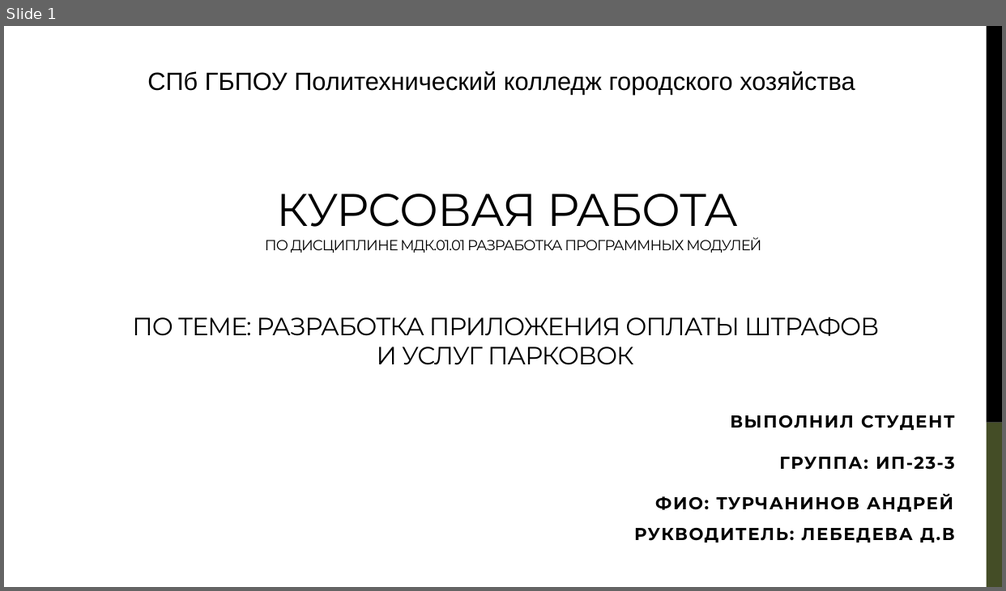
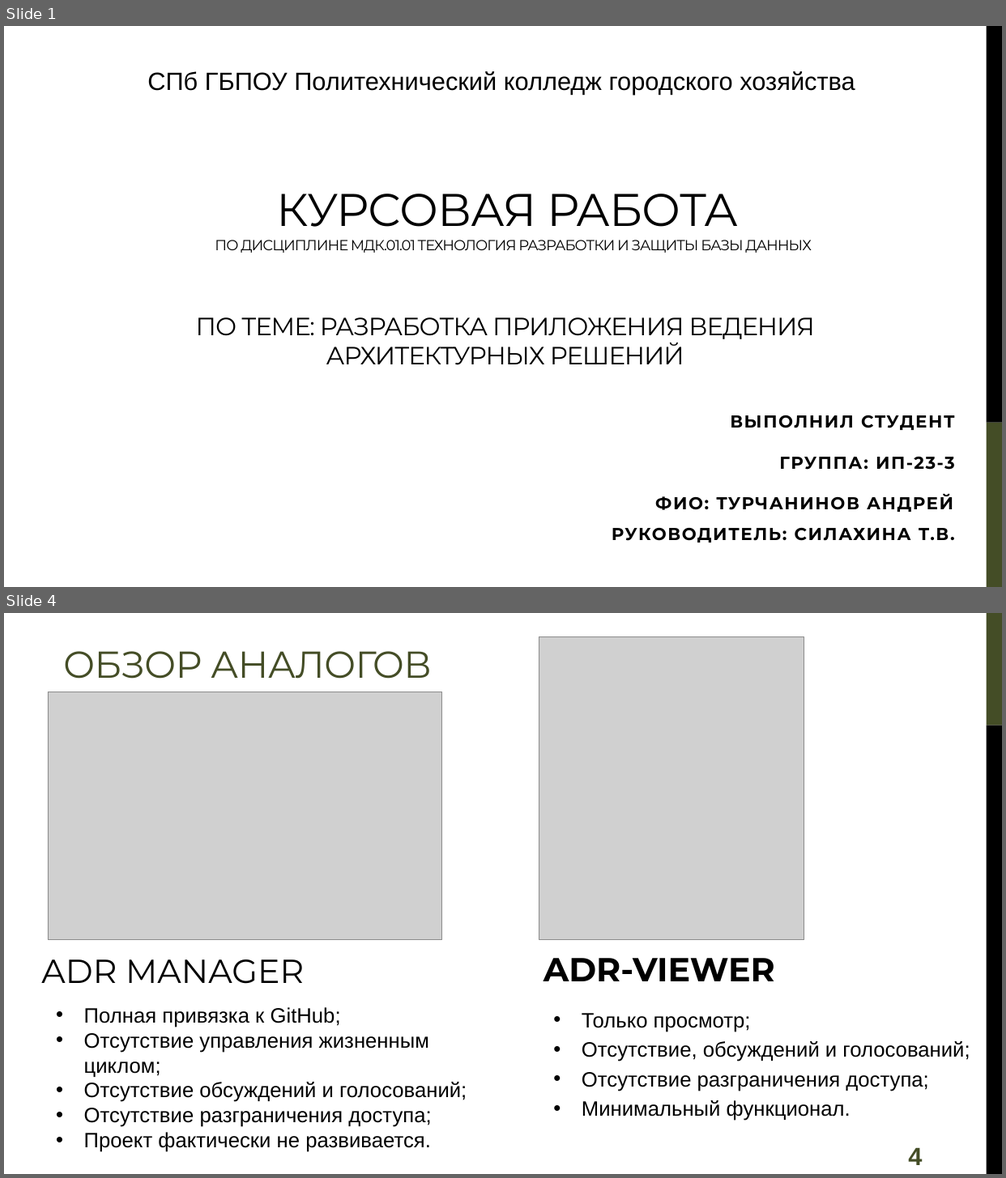
Before and after one commit to CasCadeVR/CADR, a slide deck: docs/КурсоваяРабота_Презентация_Турчанинов.pptx. Shown one above the other, each under a label of ours: slide 1 before the commit, slides 1 and 4 after it; the slides between them are not shown. The pictures are 1006x591 and 1006x1178 pixels, drawn with LibreOffice and Linux fonts; fonts in the diff are those of the drawing; grey boxes stand for pictures. Boxes give left, top, right and bottom in pixels: in the first picture for what was removed or moved away, otherwise in the second. Text is boxed around its words. In the diff, an @@ line names an element or a change of style, - is before the commit and + after.

```diff
--- a/docs/КурсоваяРабота_Презентация_Турчанинов.pptx
+++ b/docs/КурсоваяРабота_Презентация_Турчанинов.pptx
@@ slide 4 added at box(4, 613, 1002, 1174), background #FFFFFF @@
@@ rectangle added at box(987, 613, 1002, 726), fill #444D26 @@
@@ title added at box(63, 651, 432, 679), 36 pt, text #444D26 @@
+ОБЗОР АНАЛОГОВ
@@ picture added at box(539, 637, 803, 940) @@
@@ picture added at box(48, 692, 442, 940) @@
@@ rectangle added at box(987, 726, 1002, 1174), fill #000000 @@
@@ text added at box(41, 960, 304, 984), 32 pt, text #000000 @@
+ADR MANAGER
@@ text added at box(543, 958, 775, 982), 32 pt, text #000000, bold @@
+ADR-VIEWER
@@ text added at box(84, 1007, 467, 1152), 20 pt, text #000000 @@
+• Полная привязка к GitHub;
+• Отсутствие управления жизненным циклом;
+• Отсутствие обсуждений и голосований;
+• Отсутствие разграничения доступа;
+• Проект фактически не развивается.
@@ text added at box(582, 1013, 970, 1121), 20 pt, text #000000 @@
+• Только просмотр;
+• Отсутствие, обсуждений и голосований;
+• Отсутствие разграничения доступа;
+• Минимальный функционал.
@@ page number added at box(908, 1148, 922, 1165), 24 pt, text #444D26, bold @@
+4
@@ slide 1 changed as well @@
@@ title at box(215, 194, 811, 253): text changed @@
-КУРСОВАЯ РАБОТА
-ПО ДИСЦИПЛИНЕ МДК.01.01 РАЗРАБОТКА ПРОГРАММНЫХ МОДУЛЕЙ
+КУРСОВАЯ РАБОТА
+ПО ДИСЦИПЛИНЕ МДК.01.01 ТЕХНОЛОГИЯ РАЗРАБОТКИ И ЗАЩИТЫ БАЗЫ ДАННЫХ
@@ text at box(196, 318, 815, 365): text changed @@
-ПО ТЕМЕ: РАЗРАБОТКА ПРИЛОЖЕНИЯ ОПЛАТЫ ШТРАФОВ И УСЛУГ ПАРКОВОК
+ПО ТЕМЕ: РАЗРАБОТКА ПРИЛОЖЕНИЯ ВЕДЕНИЯ
+АРХИТЕКТУРНЫХ РЕШЕНИЙ
@@ subtitle at box(612, 494, 955, 543): text changed @@
-ФИО: ТУРЧАНИНОВ АНДРЕЙ
-РУКВОДИТЕЛЬ: ЛЕБЕДЕВА Д.В
+ФИО: ТУРЧАНИНОВ АНДРЕЙ
+РУКОВОДИТЕЛЬ: СИЛАХИНА Т.В.
```
Also in this commit, not shown: 3 other slides changed, 7 other slides added, 12 slides removed, 3 other files.
